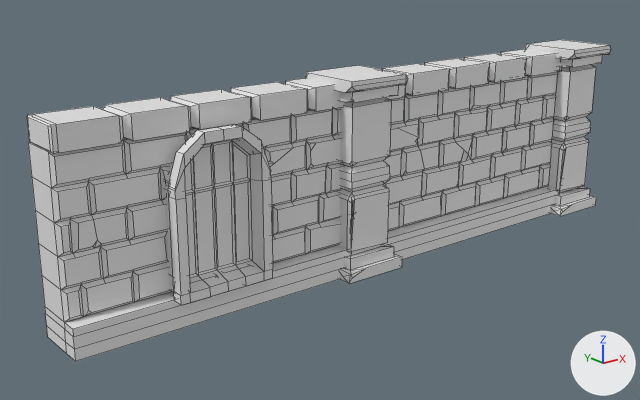
A saved change to the FBX model Assets/Art/Models/Room Components/stone_wall_2.fbx.
Both versions are drawn from a camera (50 mm lens) standing at (-9.89, -11.54, 5.95) and looking at (-0.4, 0.33, 1.2). The lights are fixed; the arrows at lower right show +X, +Y and +Z. The picture after the commit comes second. Mesh edges are drawn as thin lines. Where no turn or scale is listed for an object, it has been applied to the vertices. Vertices at exactly the same position are counted once.

Objects in the first picture: 'Pillar', 'Pillar.002', 'Wall_Base', 'Wall_Top', 'Window.001'.
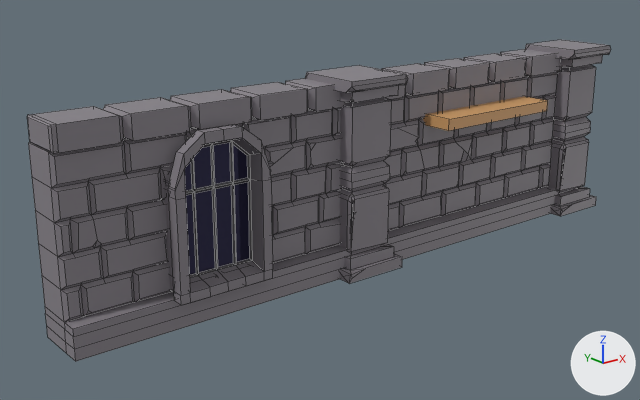
The newer file is also rescaled (x2.0) as a whole; pictures and numbers use the older file's frame.

Location of each change, [x1, y1, x2, y2] in pixels of the pictures (640 x 400 px):
'Wall_Base', recoloured (white to grey)
    both: [28, 73, 559, 361]
'Wall_Top', recoloured (white to grey)
    both: [27, 49, 562, 153]
'Pillar.002', recoloured (white to grey)
    both: [305, 65, 407, 284]
'Pillar', recoloured (white to grey)
    both: [525, 40, 611, 216]
'Shelf.001', added (orange)
    after: [423, 96, 548, 131]
part 1 of me_cube_073, recoloured (white to grey)
    both: [163, 124, 271, 200]
part 2 of me_cube_073, recoloured (white to grey)
    both: [169, 261, 273, 305]
part 3 of me_cube_073, recoloured (white to grey)
    both: [164, 180, 273, 295]
part 4 of me_cube_073, recoloured (white to dark blue)
    both: [185, 143, 250, 275]
part 5 of me_cube_073, recoloured (white to dark grey)
    both: [186, 140, 252, 278]

The edits, one by one:
Material 'stone' (mat_stone) is new.
Its base color is (0.238, 0.22, 0.246) (grey #868188).
Material 'metal' (mat_metal) is new.
Its base color is (0.127, 0.125, 0.13) (dark grey #646365).
Its metallic is 0.85.
Material 'window_dark' (mat_window_dark) is new.
Its base color is (0.0423, 0.0395, 0.0976) (dark blue #3a3858).
Its metallic is 0.695.
Its roughness is 0.0591.
Material 'wood' (mat_wood) is new.
Its base color is (0.652, 0.352, 0.138) (orange #d3a068).
me_cube_067 has 121 vertices, 113 faces and spans x -0.62..0.64, y -0.76..0.5, z 0.0..3.51.
me_cube_067 gains material mat_stone (grey #868188).
me_cube_064 has 121 vertices, 113 faces and spans x -0.63..0.63, y -0.63..0.63, z 0.0..3.51.
me_cube_064 gains material mat_stone (grey #868188).
me_cube_076 has 132 vertices, 130 faces and spans x -5.5..5.5, y -0.41..0.41, z -0.19..0.19.
me_cube_076 gains material mat_stone (grey #868188).
me_cube_074 has 556 vertices, 485 faces and spans x -5.5..5.5, y -0.5..0.5, z 0.0..3.0.
me_cube_074 gains material mat_stone (grey #868188).
me_cube_073 has 154 vertices, 152 faces and spans x -0.85..0.85, y -0.28..0.22, z -1.05..1.53.
me_cube_073 is used by ob_window_001; location (-3.0, -0.36, 1.5).
me_cube_073 part 1: 56 of the faces centred in x -0.85..0.85, y -0.28..0.22, z 0.68..1.53 switch from no material to mat_stone (grey #868188).
me_cube_073 part 2: 40 of the faces centred in x -0.85..0.85, y -0.28..0.22, z -1.05..-0.75 switch from no material to mat_stone (grey #868188).
me_cube_073 part 3: 16 of the faces centred in x -0.85..0.85, y -0.28..0.22, z -0.13..0.0 switch from no material to mat_stone (grey #868188).
me_cube_073 part 4: all 8 faces centred in x -0.51..0.51, y 0.05, z -0.11..0.92 switch from no material to mat_window_dark (dark blue #3a3858).
me_cube_073 part 5: all 32 faces centred in x -0.65..0.65, y 0.04, z -0.77..1.24 switch from no material to mat_metal (dark grey #646365).
Mesh me_cube_073_1 is new.
It is a box spanning x -1.4..1.4, y -0.35..0.35, z -0.1..0.1.
It uses material mat_wood (orange #d3a068).
Object 'Shelf.001' (ob_shelf_001) is new; it shows me_cube_073_1.
Its location is (3.0, -0.5, 2.5).
